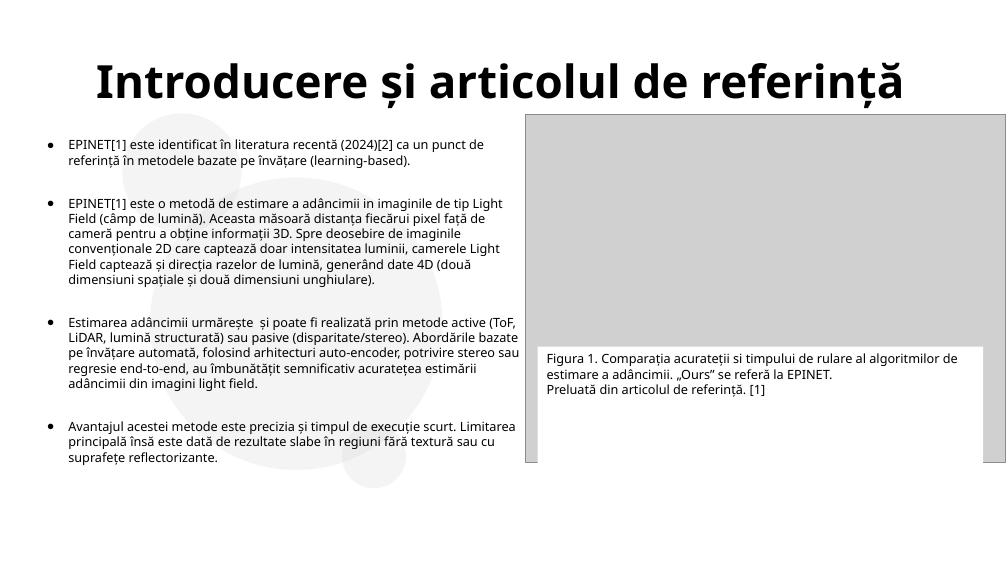
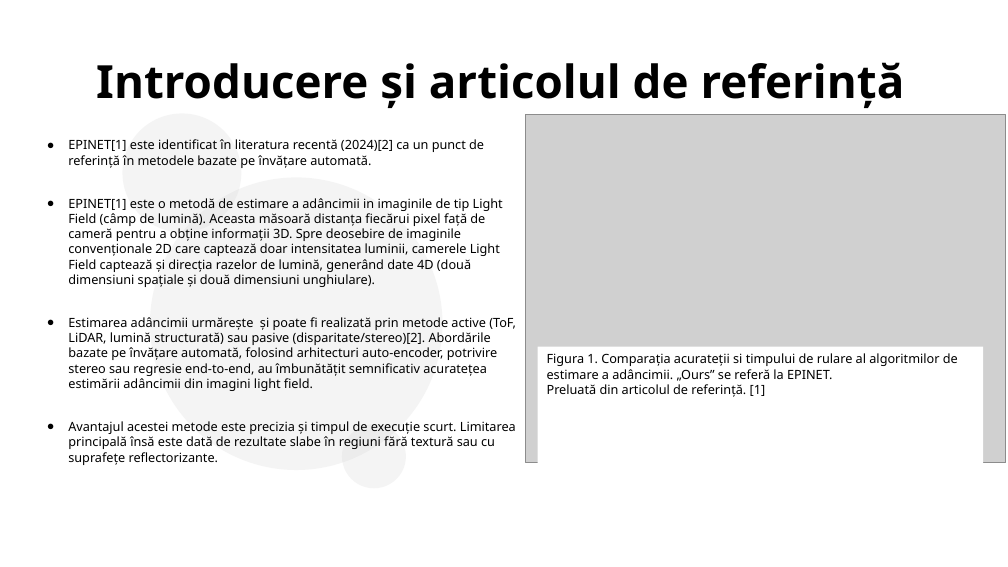
Before and after one commit to tbtiberiu/epinet, a slide deck: slide 2 of docs/Prezentare_EPINET_Boscan_Tiberiu-Ion.odp. Drawn at 1008x567 pixels with LibreOffice and Linux fonts; fonts in the diff are those of the drawing; grey boxes stand for pictures; background and template pictures are left out. Boxes give left, top, right and bottom in pixels: in the first picture for what was removed or moved away, otherwise in the second. Text is boxed around its words. In the diff, an @@ line names an element or a change of style, - is before the commit and + after.

```diff
--- a/docs/Prezentare_EPINET_Boscan_Tiberiu-Ion.odp
+++ b/docs/Prezentare_EPINET_Boscan_Tiberiu-Ion.odp
@@ text at (68, 139, 484, 168): text changed @@
-● EPINET[1] este identificat în literatura recentă (2024)[2] ca un punct de referință în metodele bazate pe învățare (learning-based).
+● EPINET[1] este identificat în literatura recentă (2024)[2] ca un punct de referință în metodele bazate pe învățare automată.
@@ text at (68, 317, 516, 391): text changed @@
-● Estimarea adâncimii urmărește și poate fi realizată prin metode active (ToF, LiDAR, lumină structurată) sau pasive (disparitate/stereo). Abordările bazate pe învățare automată, folosind arhitecturi auto-encoder, potrivire stereo sau regresie end-to-end, au îmbunătățit semnificativ acuratețea estimării adâncimii din imagini light field.
+● Estimarea adâncimii urmărește și poate fi realizată prin metode active (ToF, LiDAR, lumină structurată) sau pasive (disparitate/stereo)[2]. Abordările bazate pe învățare automată, folosind arhitecturi auto-encoder, potrivire stereo sau regresie end-to-end, au îmbunătățit semnificativ acuratețea estimării adâncimii din imagini light field.
```
Also in this commit, not shown: 3 other slides changed, 2 other files.
